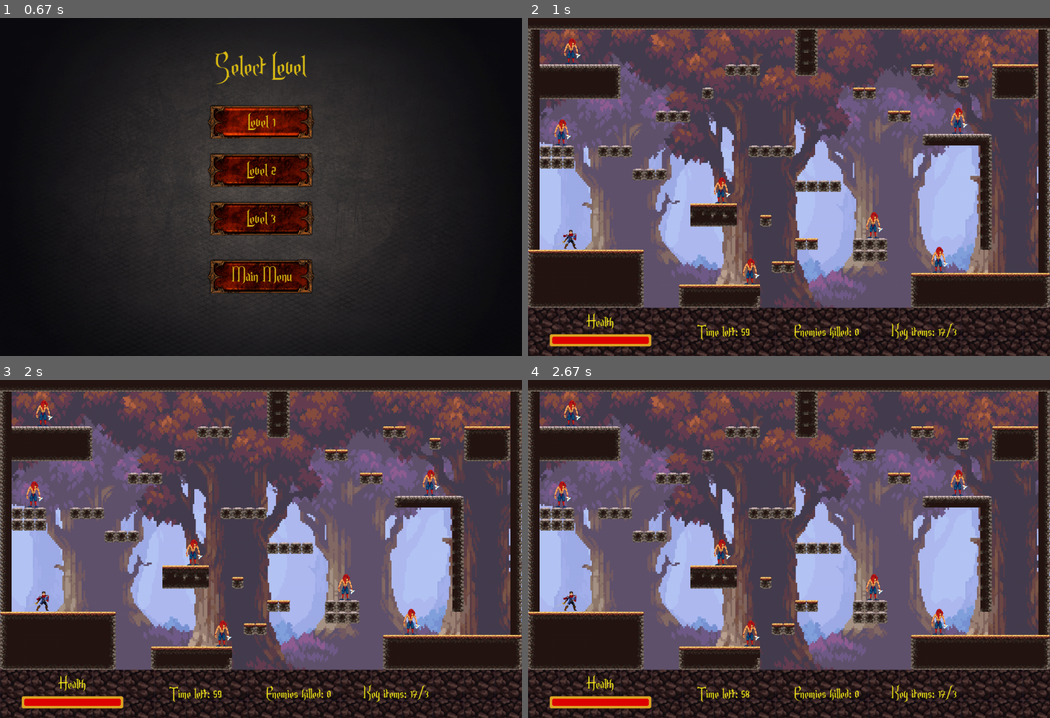
Above: before the commit, frames 1-4 (two rows, left to right).
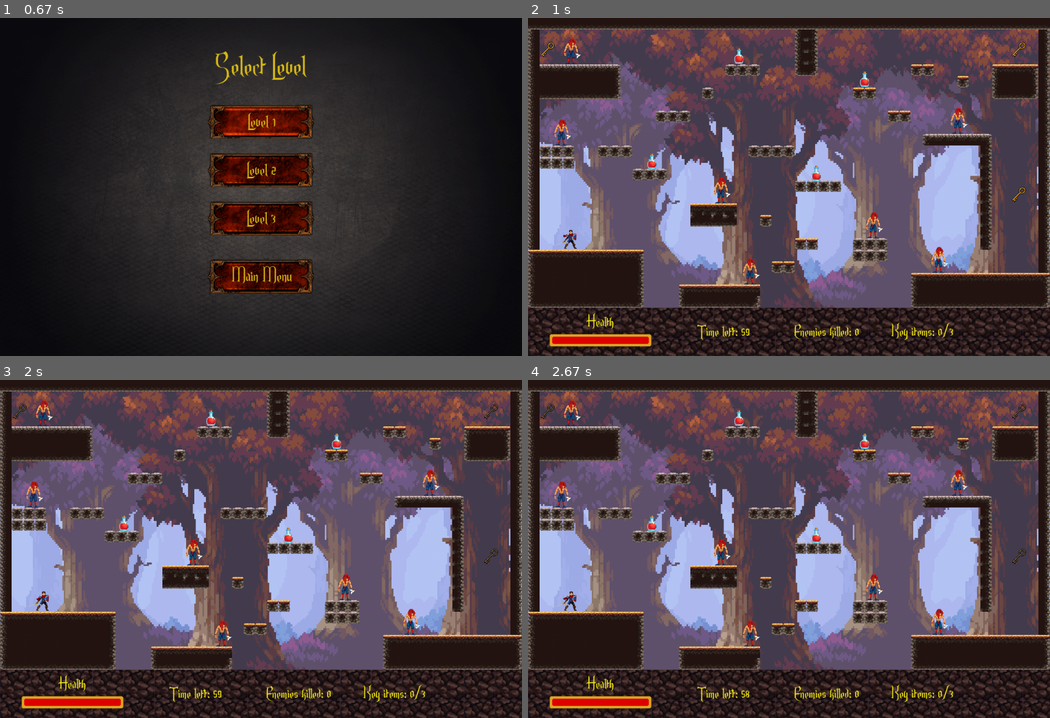
Above: after the commit, the same moments.

Repository: jpledezma/Pygame-segundo-parcial
Game: pygame game, started from src/main.py
Two runs of this game, one before a commit and one after it. Both use one fixed random seed, a clock stepped at 60 frames per second and the inputs below.
Inputs:
- Up to frame 1 (0.67 s): click "Play" at 0.38 s
- Up to frame 2 (1 s): click "Level 1" at 0.72 s
- Up to frame 3 (2 s): no input
- Up to frame 4 (2.67 s): no input

Frame 1 is identical in both runs. In frame 2, 0.4% of the frame differs, in the area x 2-96%, y 7-95%; in frame 3, 0.4%; in frame 4, 0.4%.

Commit message:
Se añaden items

Diff:
--- a/data/levels.json
+++ b/data/levels.json
@@ -5,6 +5,10 @@
         "player_position": [40, 400],
         "enemies_positions": {
             "shuriken_dude": [[50, 30], [30, 200], [360, 320], [420, 490], [675, 400], [810, 450], [850, 180]]
+        },
+        "items_positions": {
+            "key": [[25, 50], [1000, 50], [1000, 350]],
+            "potion": [[420, 62], [680, 110], [240, 280], [580, 305]]
         }
     },
     "level_2": {
@@ -14,6 +18,10 @@
         "player_position": [40, 400],
         "enemies_positions": {
             "evil_wizard": [[530, 180], [380, 380], [640, 380], [900, 380], [900, 20]]
+        },
+        "items_positions": {
+            "key": [[55, 75], [1010, 100], [1010, 450]],
+            "potion": [[240, 415], [520, 70], [870, 280]]
         }
     },
     "level_3": {
@@ -23,6 +31,10 @@
         "enemies_positions": {
             "nightborne": [[80, 180], [260, 250], [440, 530], [630, 530], [760, 250], [950, 180], [870, 360], [950, 450], [800, 530]],
             "bringer_of_death": [500, 300]
+        },
+        "items_positions": {
+            "key": [[230, 100], [500, 300], [960, 360]],
+            "potion": [[85, 140], [950, 140], [770, 110], [730, 340]]
         }
     }
 }
--- a/data/spritesheets.json
+++ b/data/spritesheets.json
@@ -58,5 +58,25 @@
         "anim_keys": ["idle"],
         "anim_frames": [2],
         "scale": 1.2
+    },
+    "key": {
+        "path": "assets/sprites/items/key.png",
+        "rows": 2,
+        "cols": 3,
+        "width": 32,
+        "height": 32,
+        "anim_keys": ["idle"],
+        "anim_frames": [6],
+        "scale": 1
+    },
+    "potion": {
+        "path": "assets/sprites/items/health_potion.png",
+        "rows": 1,
+        "cols": 1,
+        "width": 1128,
+        "height": 1128,
+        "anim_keys": ["idle"],
+        "anim_frames": [6],
+        "scale": 0.03
     }
 }
--- a/src/entities.py
+++ b/src/entities.py
@@ -137,6 +137,18 @@
     def vulnerable(self, value):
         if isinstance(value, bool):
             self.__vulnerable = value
+
+class Item(Entity):
+    def __init__(self,
+                 groups,
+                 spritesheet: SpriteSheet,
+                 position: tuple[int, int],
+                 hitbox_scale: tuple = (1, 1),
+                 hitbox_offset: list = [0, 0]) -> None:
+        super().__init__(groups, spritesheet, position, hitbox_scale, hitbox_offset)
+
+    def hurt(self):
+        pass
 
 class Projectile(Entity):
     def __init__(self,
--- a/src/game.py
+++ b/src/game.py
@@ -110,8 +110,8 @@
                     self.selection = "selection"
                 # añadir flags para desbloquear niveles
                 # añadir item
-                # añadir plataformas moviles
-                # añadir hud
+                # añadir sonidos
+                # añadir database
 
             if self.active["pause"]:
                 self.selection = self.pause_menu.run(self.previous_selection)
--- a/src/hud.py
+++ b/src/hud.py
@@ -42,4 +42,3 @@
         width = hp_percentage * self.max_width / 100
         if width >= 0:
             self.rect_health.width = width
-        print(hp_percentage, hp, width)
--- a/src/level.py
+++ b/src/level.py
@@ -36,6 +36,9 @@
         self.enemy_projectiles = pygame.sprite.Group()
         self.player_projectiles = pygame.sprite.Group()
 
+        self.potions = pygame.sprite.Group()
+        self.key_items = pygame.sprite.Group()
+
         self.entities = pygame.sprite.Group()
         self.platforms = pygame.sprite.Group()
 
@@ -87,6 +90,20 @@
                 self.final_boss_flag = True
         # -----------------------------------------------------------------------------------------------------------------------------------------------------------
 
+        # Instanciar items
+        # -----------------------------------------------------------------------------------------------------------------------------------------------------------
+        for items, positions in self.map_data["items_positions"].items():
+            item_img = pygame.image.load(self.spritesheets_data[items]["path"]).convert_alpha()
+            item_spritesheet = SpriteSheet(item_img, *list(self.spritesheets_data[items].values())[1:])
+            if items == "key":
+                for position in positions:
+                    Item((self.all_sprites, self.entities, self.key_items), item_spritesheet, position)
+            if items == "potion":
+                for position in positions:
+                    Item((self.all_sprites, self.entities, self.potions), item_spritesheet, position)
+
+        # -----------------------------------------------------------------------------------------------------------------------------------------------------------
+
         self.enemies_killed = 0
         self.keys_collected = 0
         self.timer = 60
@@ -98,6 +115,7 @@
         self.keydown_keys = []
 
     def run(self):
+
         running = True
         while running:
             self.clock.tick(FPS)
@@ -121,7 +139,7 @@
                 self.entities.add(self.final_boss)
                 self.final_boss_flag = False
 
-            if not self.enemies and not self.final_boss_group:
+            if not self.key_items and not self.final_boss_group:
                 return (0, 0)
 
             # Perder si se muere el player
@@ -137,7 +155,7 @@
             self.screen.blit(background, (0, 0))
 
         self.all_sprites.draw(self.screen)
-        self.hud.draw(self.screen, self.timer, self.enemies_killed, 17, self.player.health, self.player_max_hp)
+        self.hud.draw(self.screen, self.timer, self.enemies_killed, self.keys_collected, self.player.health, self.player_max_hp)
 
         pygame.display.flip()
 
@@ -159,7 +177,6 @@
                 self.mobile_platform.rect.centerx += 1
             else:
                 self.mobile_platform.rect.centerx -= 1
-
 
         # Medir los iframes de las entidades y eliminarlas si se salen de la pantalla
         for entity in self.entities:
@@ -187,6 +204,22 @@
                 self.player_projectiles.add(projectile)
                 self.enemy_projectiles.remove(projectile)
 
+        # Llaves
+        for potion in self.potions:
+            if potion.rect.colliderect(self.player.hitbox):
+                self.player.health += 150
+                potion.kill()
+
+        # Pociones de salud
+        for key in self.key_items:
+            if key.rect.colliderect(self.player.hitbox):
+                self.keys_collected += 1
+                key.kill()
+        # Evitar que la vida del jugador se desborde
+        if self.player.health > self.player_max_hp:
+            self.player.health = self.player_max_hp
+        print(self.player.health)
+
         # Acciones de los enemigos
         for enemy in self.enemies:
             enemy.detect_actions(self.platforms.sprites(), self.player)
Binary file added: assets/sprites/items/health_potion.png
Binary file added: assets/sprites/items/key.png
